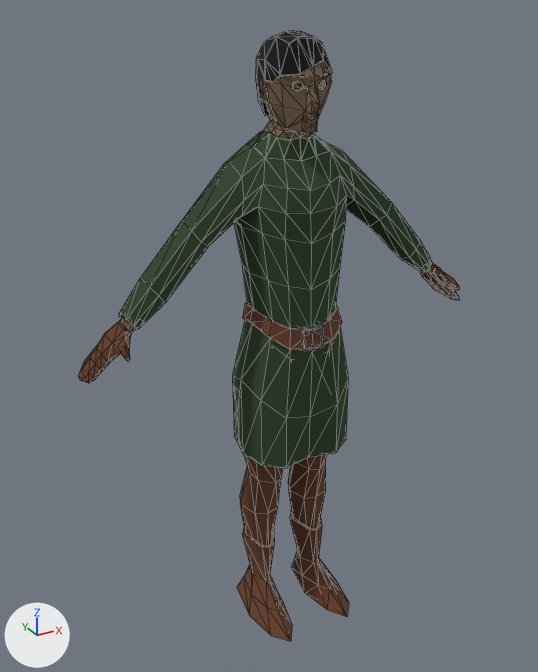
A saved change to the glTF model Party/Olren/olren.glb.
The view is the same before and after, from a 50 mm camera at (-0.956, -1.622, 1.713) aimed at (-0.052, 0.022, 0.891). Every picture has the same lights, and +X, +Y and +Z are marked at lower left. Mesh edges are drawn as thin lines. Vertices at the same position are counted once.

The older version as bpy lines, for what is in view:
```python
mat_hair = principled_material('Hair')
mat_hair.base_color = (0.0, 0.0, 0.0)  # black #000000
mat_hair.roughness = 1.0
mat_leather = principled_material('Leather')
mat_leather.base_color = (0.127, 0.0472, 0.0215)  # brown #643d28
mat_leather.roughness = 1.0
me_cube_018 = bpy.data.meshes.new('Cube.018')
me_cube_018.from_pydata(...)  # 694 vertices, 1228 faces; spans x -0.59..0.59, y -0.2..0.13, z 0.0..1.67
# faces by material slot: [600, 120, 456, 52]
me_cube_018.materials.append(mat_leather)  # brown #643d28
me_cube_018.materials.append(mat_hair)  # black #000000
me_cube_018.materials.append(mat_tunic)  # dark green #2e4329
me_cube_018.materials.append(mat_metal_002)  # light grey #cccccc
me_cube_021 = bpy.data.meshes.new('Cube.021')
me_cube_021.from_pydata(...)  # 209 vertices, 322 faces; spans x -0.478..0.478, y -0.118..0.085, z 1.0..1.652
# faces by material slot: [232, 16, 32, 42]
me_cube_021.materials.append(mat_skin)  # brown #7b644e
me_cube_021.materials.append(mat_lips)  # brown #a87e60
me_cube_021.materials.append(mat_hair)  # black #000000
me_cube_021.materials.append(mat_eyes)  # brown #482b1d
# before: 94 (-0.421, -0.033, 1.026) at pixel (144, 322), 95 (-0.421, 0.035, 1.026), 96 (-0.447, -0.025, 1.049), 97 (-0.447, 0.023, 1.042), 98 (-0.458, -0.032, 1.003) at pixel (130, 333)
# before: 99 (-0.461, 0.023, 1.006), 100 (-0.473, -0.031, 1.017) at pixel (123, 329), 101 (-0.473, 0.015, 1.013), 117 (-0.427, 0.005, 1.018), 118 (-0.453, -0.002, 1.063)
# before: 119 (-0.464, -0.007, 1.0), 120 (-0.478, -0.007, 1.025) at pixel (118, 323), 121 (-0.434, -0.035, 1.038) at pixel (139, 318), 122 (-0.434, 0.034, 1.034), 123 (-0.465, -0.039, 1.004)
# before: 124 (-0.466, 0.024, 1.005)
ob_body = bpy.data.objects.new('Body', me_cube_021)
ob_body.location = (0.0, 0.0, 0.0)
ob_clothing = bpy.data.objects.new('Clothing', me_cube_018)
ob_clothing.location = (0.0, 0.0, 0.0)
```
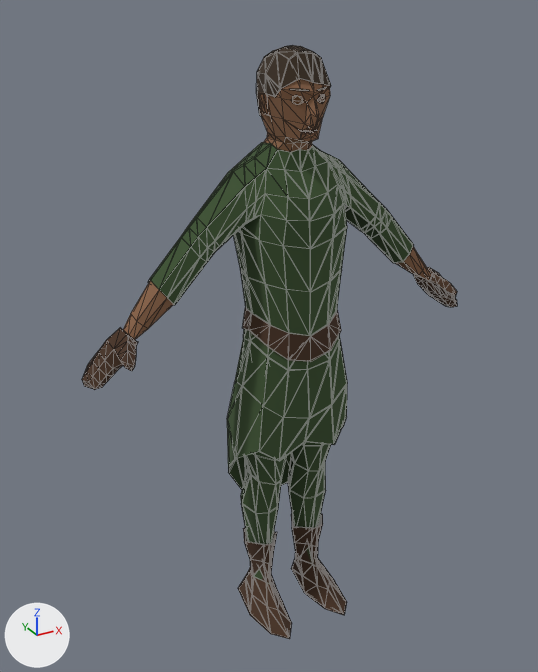
Where the change shows, as pixel boxes [x1, y1, x2, y2] in the pictures (538 x 672 px; the box of a moved part takes in the faces that stretch with it):
'Clothing', deleted: before [79, 30, 459, 641]
    faces in mat_tunic (dark green #2e4329): [119, 131, 432, 468]
    faces in mat_leather (brown #643d28): [79, 263, 459, 641]
    faces in mat_hair (black #000000): [256, 30, 332, 115]
    faces in mat_metal_002 (light grey #cccccc): [300, 323, 324, 352]
'Tunic.001', added: after [148, 142, 414, 490]
'Body', recoloured, reshaped: before [120, 61, 434, 333]; after [123, 79, 432, 569]
'Trousers.001', added: after [241, 338, 331, 584]
'Body.006', added: after [238, 514, 347, 639]
'Gloves.001', added: after [82, 267, 457, 390]
'Hair', added: after [256, 45, 331, 116]
'Belt.001', added: after [243, 308, 341, 362]
part 1 of me_cube_021, moved or reshaped: before [292, 81, 304, 92]; after [292, 95, 303, 105]
part 2 of me_cube_021, moved or reshaped: before [319, 80, 327, 90]; after [318, 94, 326, 103]
part 3 of me_cube_021, moved or reshaped: before [290, 74, 310, 77]; after [289, 88, 309, 91]
part 4 of me_cube_021, added (brown): after [123, 79, 432, 569]
part 5 of me_cube_021, deleted (brown): before [257, 61, 332, 140]
part 6 of me_cube_021, deleted: before [120, 317, 136, 333]

Diff of the bpy script that builds the scene:
```diff
--- a/Party/Olren/olren.glb.py
+++ b/Party/Olren/olren.glb.py
@@ mat_hair @@
 n0 = _N.new('ShaderNodeBsdfPrincipled'); n0.name = 'Principled BSDF'
-n0.inputs[0].default_value = (0.0, 0.0, 0.0, 1.0)  # 'Base Color', black #000000
 n0.inputs[2].default_value = 1.0  # 'Roughness'
 n1 = _N.new('ShaderNodeOutputMaterial'); n1.name = 'Material Output'
+n2 = _N.new('ShaderNodeMix'); n2.name = 'Mix'
+n2.data_type = 'RGBA'
+n2.blend_type = 'MULTIPLY'
+n2.inputs[0].default_value = 1.0  # 'Factor'
+n2.inputs[7].default_value = (0.0383, 0.0229, 0.0111, 1.0)  # 'B', brown #372a1b
+n3 = _N.new('ShaderNodeVertexColor'); n3.name = 'Color Attribute'
 _L.new(n0.outputs[0], n1.inputs[0])  # 'BSDF' to 'Surface'
+_L.new(n2.outputs[2], n0.inputs[0])  # 'Result' to 'Base Color'
+_L.new(n3.outputs[0], n2.inputs[6])  # 'Color' to 'A'
@@ mat_leather @@
 n0 = _N.new('ShaderNodeBsdfPrincipled'); n0.name = 'Principled BSDF'
-n0.inputs[0].default_value = (0.127, 0.0472, 0.0215, 1.0)  # 'Base Color', brown #643d28
 n0.inputs[2].default_value = 1.0  # 'Roughness'
 n1 = _N.new('ShaderNodeOutputMaterial'); n1.name = 'Material Output'
+n2 = _N.new('ShaderNodeMix'); n2.name = 'Mix'
+n2.data_type = 'RGBA'
+n2.blend_type = 'MULTIPLY'
+n2.inputs[0].default_value = 1.0  # 'Factor'
+n2.inputs[7].default_value = (0.063, 0.0303, 0.015, 1.0)  # 'B', brown #473121
+n3 = _N.new('ShaderNodeVertexColor'); n3.name = 'Color Attribute'
 _L.new(n0.outputs[0], n1.inputs[0])  # 'BSDF' to 'Surface'
+_L.new(n2.outputs[2], n0.inputs[0])  # 'Result' to 'Base Color'
+_L.new(n3.outputs[0], n2.inputs[6])  # 'Color' to 'A'
@@ mat_innermouth @@
+mat_innermouth = bpy.data.materials.new('InnerMouth')
+# nodes: BsdfPrincipled, Mix, OutputMaterial, VertexColor
+# colours: dark red #461d27
@@ mat_material_001 @@
+mat_material_001 = bpy.data.materials.new('Material.001')
+# nodes: BsdfPrincipled, Mix, OutputMaterial, VertexColor
+# colours: brown #8a6348
@@ mat_teeth @@
+mat_teeth = bpy.data.materials.new('Teeth')
+mat_teeth.use_nodes = True; mat_teeth.node_tree.nodes.clear()
+_N = mat_teeth.node_tree.nodes; _L = mat_teeth.node_tree.links
+n0 = _N.new('ShaderNodeBsdfPrincipled'); n0.name = 'Principled BSDF'
+n0.inputs[2].default_value = 1.0  # 'Roughness'
+n1 = _N.new('ShaderNodeOutputMaterial'); n1.name = 'Material Output'
+n2 = _N.new('ShaderNodeVertexColor'); n2.name = 'Color Attribute'
+_L.new(n0.outputs[0], n1.inputs[0])  # 'BSDF' to 'Surface'
+_L.new(n2.outputs[0], n0.inputs[0])  # 'Color' to 'Base Color'
@@ mat_clothes @@
+mat_clothes = bpy.data.materials.new('Clothes')
+# nodes: BsdfPrincipled, Mix, OutputMaterial, VertexColor
+# colours: dark green #3b5130
@@ me_cube_021 @@
 # verts and faces of me_cube_021; kept vertices keep their numbers, new ones are numbered from 209
-me_cube_021.from_pydata(...)  # 209 vertices, 322 faces; spans x -0.478..0.478, y -0.118..0.085, z 1.0..1.652
-me_cube_021.materials.append(mat_skin)  # brown #7b644e
+me_cube_021.from_pydata(...)  # 709 vertices, 1354 faces; spans x -0.569..0.569, y -0.185..0.12, z 0.0..1.63
+# me_cube_021 part 1: the loose piece of 16 vertices spanning x -0.047..-0.021, y -0.091..-0.07, z 1.538..1.562 is moved by (0.001, 0.002, -0.03)
+# me_cube_021 part 2: the loose piece of 16 vertices spanning x 0.021..0.047, y -0.091..-0.07, z 1.538..1.562 is moved by (-0.001, 0.002, -0.03), in mat_eyes
+# me_cube_021 part 3: the loose piece of 12 vertices spanning x -0.052..-0.001, y -0.099..-0.065, z 1.569..1.576 is moved by (0.001, 0.002, -0.031)
+# me_cube_021 part 4: a new loose piece of 617 vertices spanning x -0.569..0.569, y -0.185..0.12, z 0.0..1.63
+# me_cube_021 part 5
+# 121 vertices are removed from x -0.096..0.096, y -0.118..0.085, z 1.372..1.652
+# 214 faces are deleted
+# me_cube_021 part 6
+delete_vertices([*range(94, 102), *range(117, 125)])  # with the faces that use them
 me_cube_021.materials.append(mat_lips)
@@ me_cube_021 @@
 me_cube_021.materials.append(mat_eyes)
+me_cube_021.materials.append(mat_material_001)
+me_cube_021.materials.append(mat_teeth)
+me_cube_021.materials.append(mat_innermouth)
@@ ob_clothing @@
-ob_clothing = bpy.data.objects.new('Clothing', me_cube_018)
@@ ob_tunic_001 @@
+ob_tunic_001 = bpy.data.objects.new('Tunic.001', me_cube_013)  # 442 vertices, 892 faces; spans x -0.389..0.389, y -0.115..0.123, z 0.305..1.41
+ob_tunic_001.location = (0.0, 0.0, 0.0)
@@ ob_trousers_001 @@
+ob_trousers_001 = bpy.data.objects.new('Trousers.001', me_cube_014)  # 218 vertices, 440 faces; spans x -0.153..0.153, y -0.108..0.096, z 0.075..0.908
+ob_trousers_001.location = (0.0, 0.0, 0.0)
@@ ob_hair @@
+ob_hair = bpy.data.objects.new('Hair', me_cube_012)  # 82 vertices, 160 faces; spans x -0.078..0.078, y -0.095..0.095, z 1.442..1.634
+ob_hair.location = (0.0, 0.0, 0.0)
@@ ob_gloves_001 @@
+ob_gloves_001 = bpy.data.objects.new('Gloves.001', me_cube_017)  # 244 vertices, 480 faces; spans x -0.578..0.578, y -0.119..0.043, z 0.873..1.013
+ob_gloves_001.location = (0.0, 0.0, 0.0)
@@ ob_body_006 @@
+ob_body_006 = bpy.data.objects.new('Body.006', me_cube_016)  # 164 vertices, 320 faces; spans x -0.156..0.156, y -0.188..0.101, z -0.003..0.244
+ob_body_006.location = (0.0, 0.0, 0.0)
@@ ob_belt_001 @@
+ob_belt_001 = bpy.data.objects.new('Belt.001', me_cube_015)  # 48 vertices, 96 faces; spans x -0.134..0.134, y -0.114..0.087, z 0.857..0.983
+ob_belt_001.location = (0.0, 0.0, 0.0)
```
